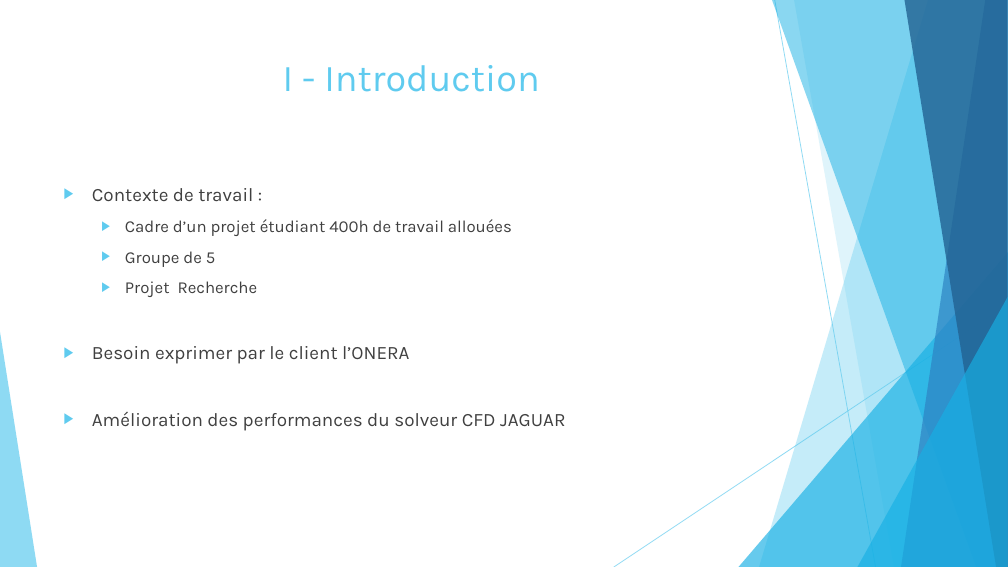
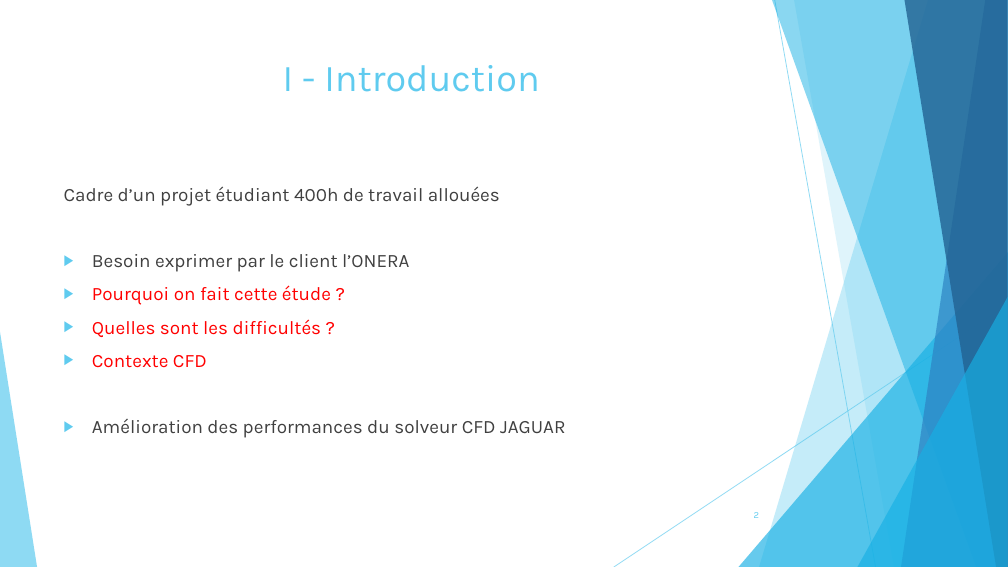
Before and after one commit to pierreXVI/PIE, a slide deck: slide 2 of oral_presentation/Oral_presentation_12_02_2019.pptx (slide 3 before the commit). Drawn at 1008x567 pixels with LibreOffice and Linux fonts; fonts in the diff are those of the drawing. Boxes give left, top, right and bottom in pixels: in the first picture for what was removed or moved away, otherwise in the second. Text is boxed around its words. In the diff, an @@ line names an element or a change of style, - is before the commit and + after.

```diff
--- a/oral_presentation/Oral_presentation_12_02_2019.pptx
+++ b/oral_presentation/Oral_presentation_12_02_2019.pptx
@@ text at bbox=[64, 186, 500, 206]: size 16 to 18 pt in "Cadre d’un projet étudiant 400h de travail ..."; bullet ▶ to none; list level 2 to 1 in "Cadre d’un projet étudiant 400h ..." @@
@@ text at bbox=[92, 188, 253, 201]: paragraph removed @@
-▶ Contexte de travail :
@@ text at bbox=[125, 251, 258, 297]: paragraphs removed @@
-  ▶ Groupe de 5
-  ▶ Projet Recherche
@@ text at bbox=[92, 285, 331, 368]: paragraphs added @@
+▶ Pourquoi on fait cette étude ?
+▶ Quelles sont les difficultés ?
+▶ Contexte CFD
@@ page number added at bbox=[754, 512, 759, 518], 9 pt, text #5FCBEF @@
+2
```
Also in this commit, not shown: 20 other slides changed, 5 slides added, 1 slide removed.
